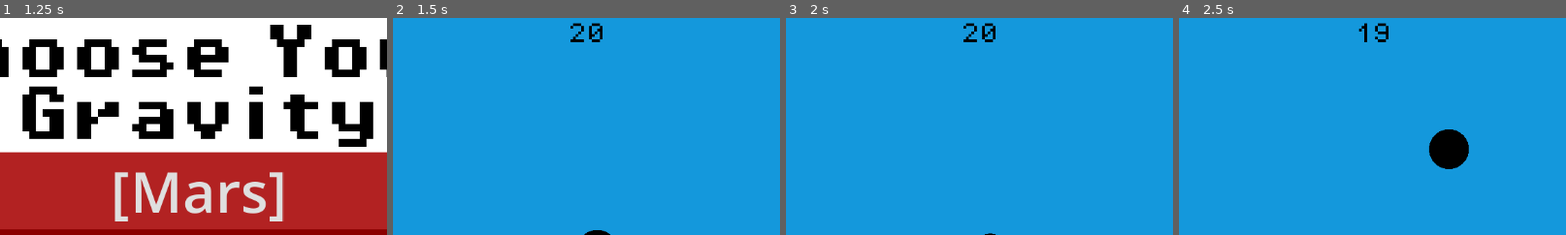
Above: before the commit, frames 1-4 (left to right).
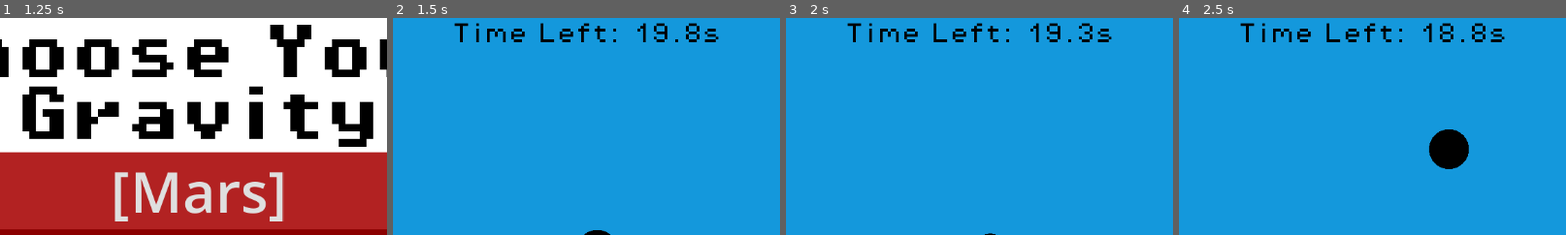
Above: after the commit, the same moments.

Repository: bentdani/Blue-Ball
Game: Godot game, scene res://Scenes/title.tscn
The game is run twice, just before and just after one commit, with the same random seed, the same clock (stepped at 60 frames per second) and the same inputs.
Inputs:
- Up to frame 1 (1.25 s): click "Start" at 0.5 s
- Up to frame 2 (1.5 s): click "[Mars]" at 1.25 s
- Up to frame 3 (2 s): no input
- Up to frame 4 (2.5 s): hold Right (Right) from 2.03 s (still down); tap Up (Up) at 2.27 s
The pictures show only the part of the screen within x 25-75%, y 0-50%; the shares and areas given below are measured in that part.

Frame 1 is identical in both runs. In frame 2, 1.8% of the frame differs, in the area x 15-85%, y 2-12%; in frame 3, 1.8%; in frame 4, 1.8%.

Commit message:
fixed timer

Diff:
--- a/platformer-9.7/Scenes/game.tscn
+++ b/platformer-9.7/Scenes/game.tscn
@@ -288,6 +288,7 @@
 one_shot = true
 
 [node name="Timer2" type="Timer" parent="."]
+wait_time = 0.1
 autostart = true
 
 [node name="Sprite2D" type="Sprite2D" parent="."]
--- a/platformer-9.7/Scripts/game.gd
+++ b/platformer-9.7/Scripts/game.gd
@@ -1,6 +1,7 @@
 extends Node2D
 
 var gameOver = load("res://Scenes/gameover.tscn")
+var time_left = 20
 
 func _on_area_2d_body_entered(body: Node2D) -> void:
 	$Timer.start()
@@ -11,18 +12,23 @@
 	get_parent().add_child(gameOver.instantiate())
 	queue_free()
 
+func update_time(time: float) -> void:
+	$UI/Label.text = "Time Left: " + str(round(time * 10) / 10 ) + "s"
+
 func _ready() -> void:
-	$UI/Label.text = str(20)
+	# init the displayed time
+	update_time(time_left)
 
 func _on_timer_2_timeout() -> void:
-	var labelint = int($UI/Label.text)
-	if $UI/Label.text == "0":
+	# triggers once a second
+	time_left -= 0.1
+	update_time(time_left)
+
+	# check if we have time left
+	if time_left <= 0:
 		Stats.winner = "You Lose!"
 		get_parent().add_child(gameOver.instantiate())
 		queue_free()
-	else:
-		labelint -= 1
-		$UI/Label.text = str(labelint)
 
 
 func _on_area_2d_2_body_entered(body: Node2D) -> void:
--- a/platformer-9.7/Scripts/player.gd
+++ b/platformer-9.7/Scripts/player.gd
@@ -4,7 +4,6 @@
 var friction = 2.0
 var max_speed = 150.0
 const JUMP_VELOCITY = -300.0
-
 
 
 func check_if_on_ice() -> bool:
